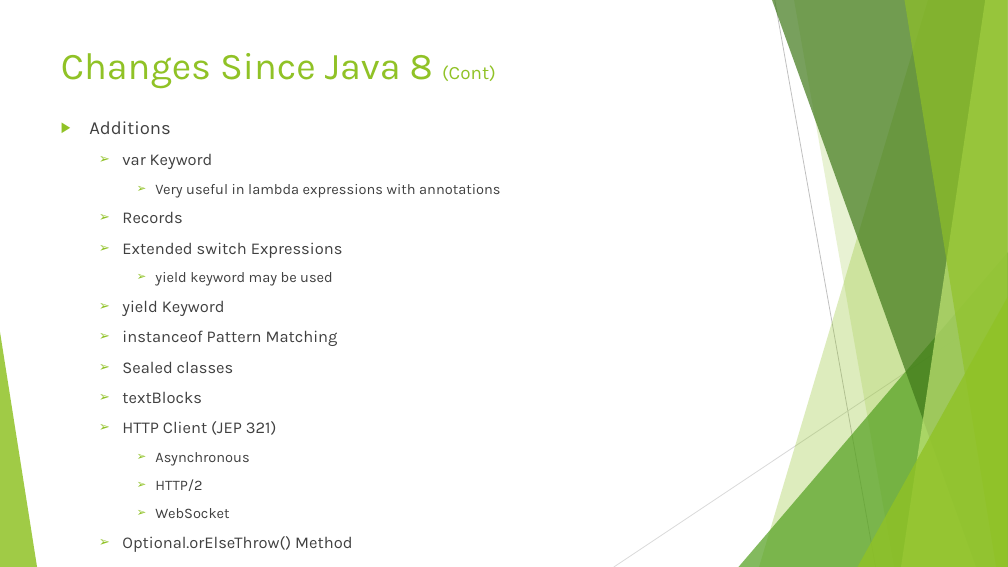
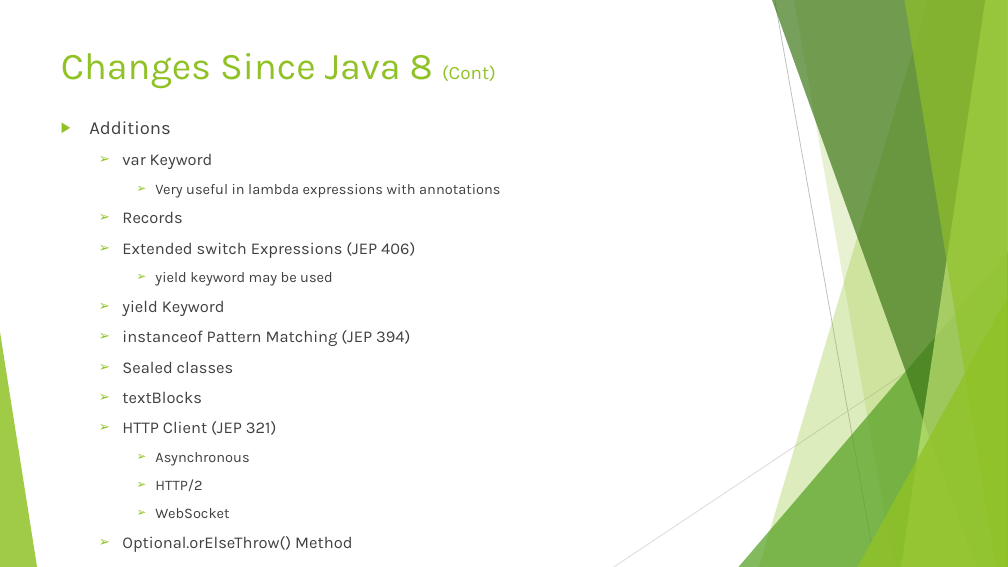
Before and after one commit to Rohan427/Qpid4Graal, a slide deck: slide 10 of doc/reference/Java_17 _Upgrade.pptx. Drawn at 1008x567 pixels with LibreOffice and Linux fonts; fonts in the diff are those of the drawing. Boxes give left, top, right and bottom in pixels: in the first picture for what was removed or moved away, otherwise in the second. Text is boxed around its words. In the diff, an @@ line names an element or a change of style, - is before the commit and + after.

Commit message:
Java 17 Upgrade PPT v3

```diff
--- a/doc/reference/Java_17 _Upgrade.pptx
+++ b/doc/reference/Java_17 _Upgrade.pptx
@@ text at [122,242,415,258]: text changed @@
-  ➢ Extended switch Expressions
+  ➢ Extended switch Expressions (JEP 406)
@@ text at [122,330,410,346]: text changed @@
-  ➢ instanceof Pattern Matching
+  ➢ instanceof Pattern Matching (JEP 394)
```
Also in this commit, not shown: 3 other slides changed, 1 slide added, 1 other file.
